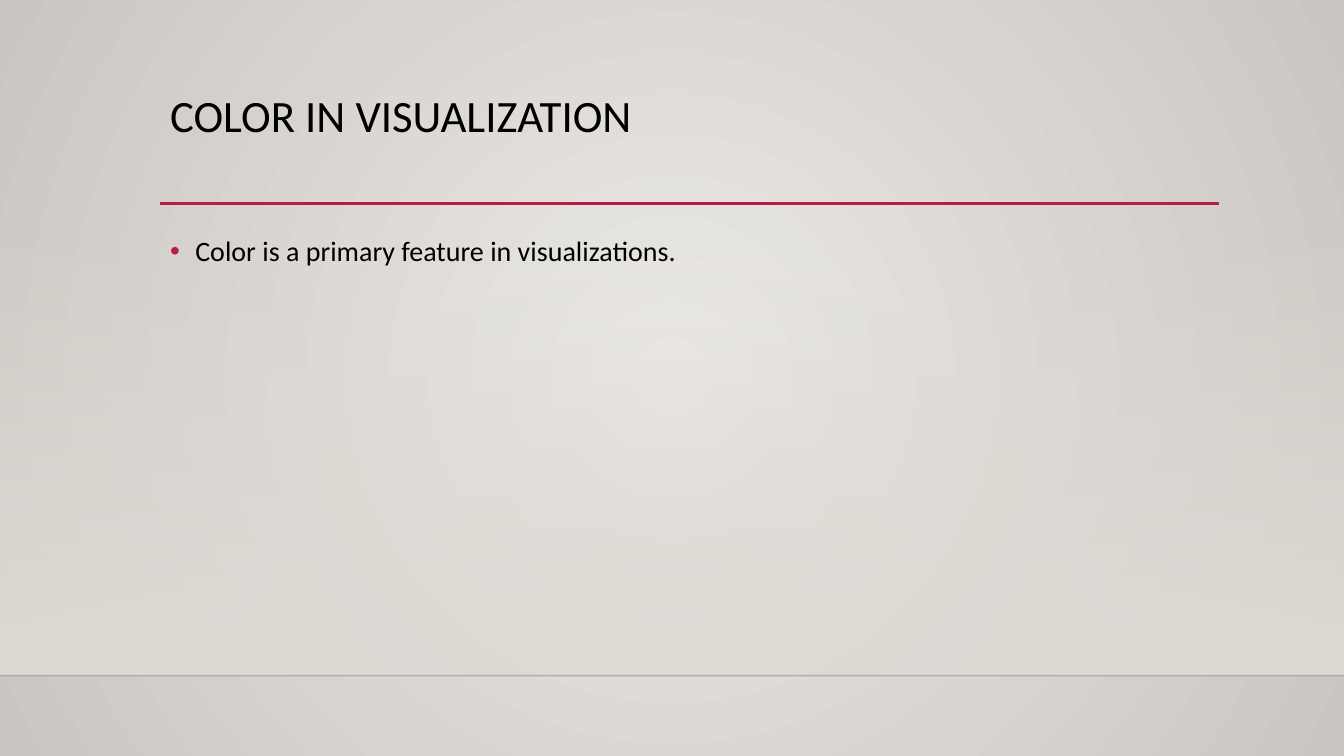
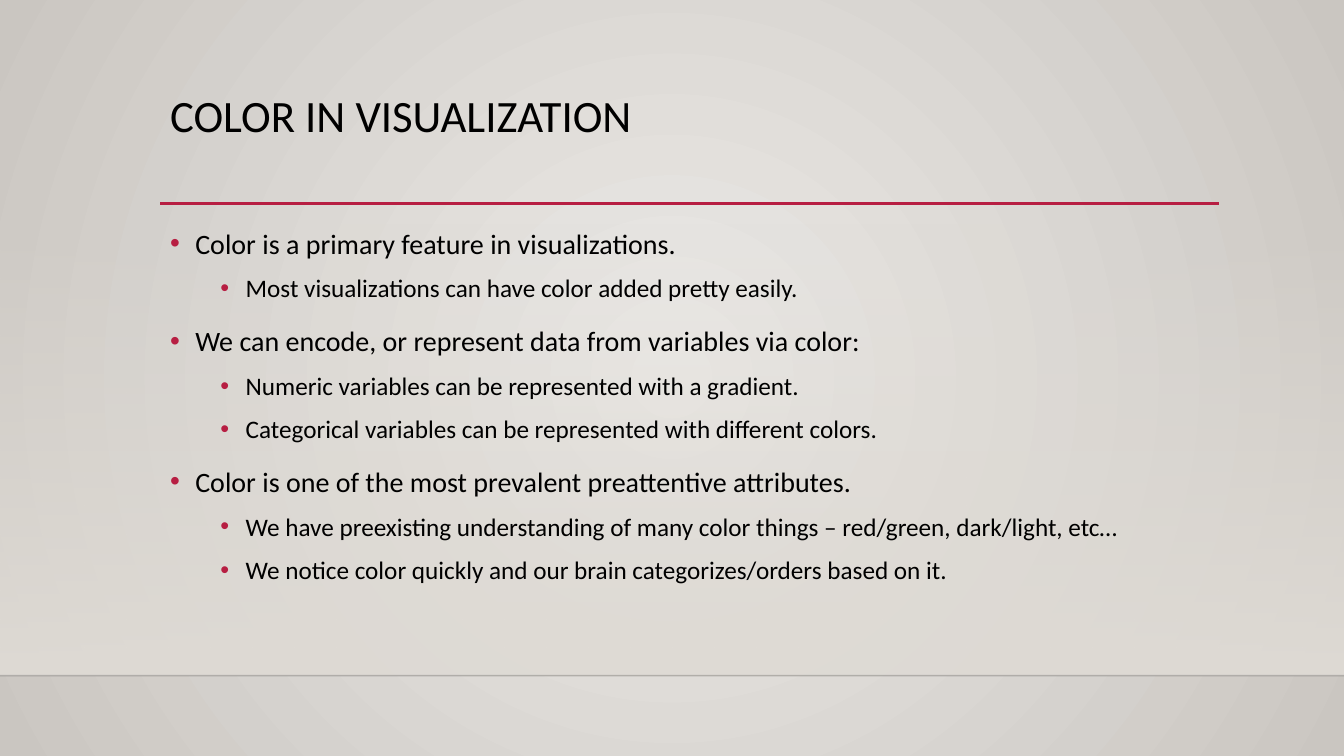
Before and after one commit to AkeemSemper/ml_datasets, a slide deck: slide 2 of slides/chapter_4.pptx. Drawn at 1344x756 pixels with LibreOffice and Linux fonts; fonts in the diff are those of the drawing; background and template pictures are left out. Boxes give left, top, right and bottom in pixels: in the first picture for what was removed or moved away, otherwise in the second. Text is boxed around its words. In the diff, an @@ line names an element or a change of style, - is before the commit and + after.

```diff
--- a/slides/chapter_4.pptx
+++ b/slides/chapter_4.pptx
@@ text "Color is a primary feature ...": place and size @@
-text "Color is a primary feature ..." at box(195, 241, 676, 266)
+text "Color is a primary feature ..." at box(195, 234, 1117, 584)
@@ text at box(195, 279, 1117, 584): paragraphs added @@
+  • Most visualizations can have color added pretty easily.
+• We can encode, or represent data from variables via color:
+  • Numeric variables can be represented with a gradient.
+  • Categorical variables can be represented with different colors.
+• Color is one of the most prevalent preattentive attributes.
+  • We have preexisting understanding of many color things – red/green, dark/light, etc…
+  • We notice color quickly and our brain categorizes/orders based on it.
```
Also in this commit, not shown: 2 other files.
